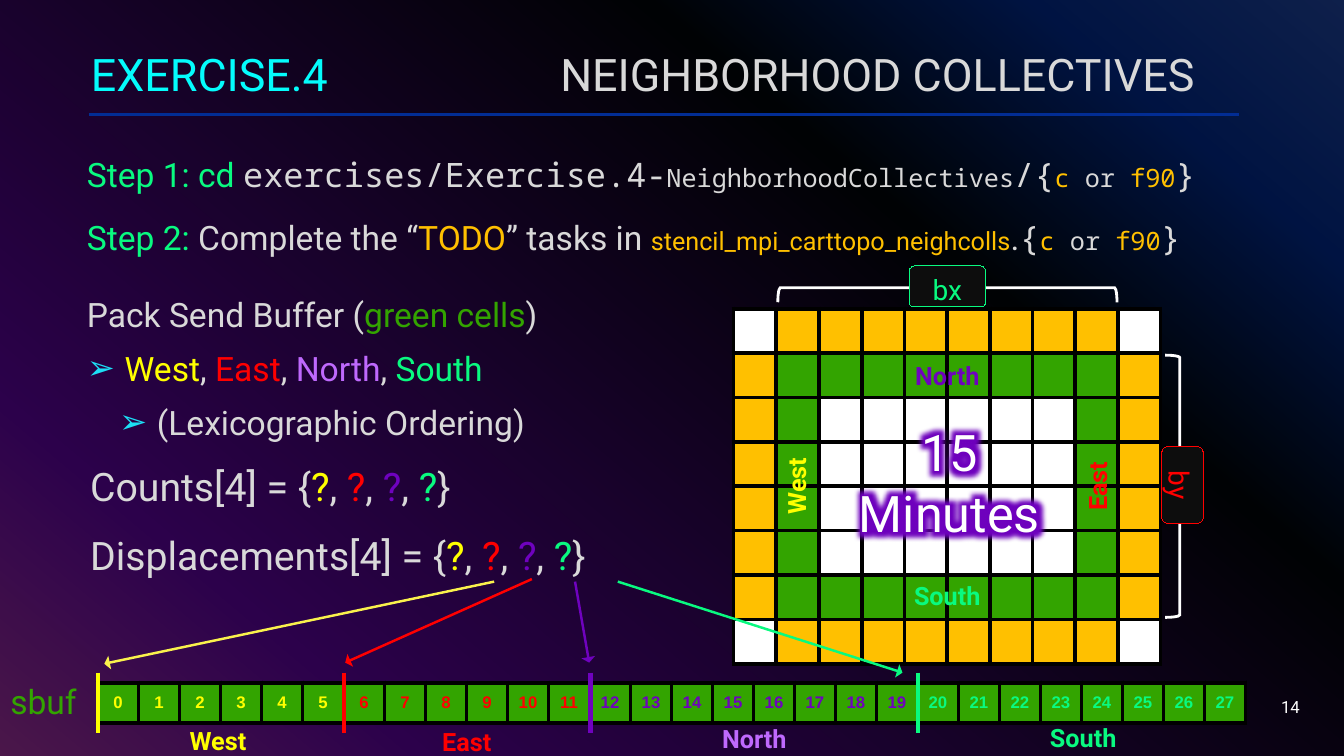
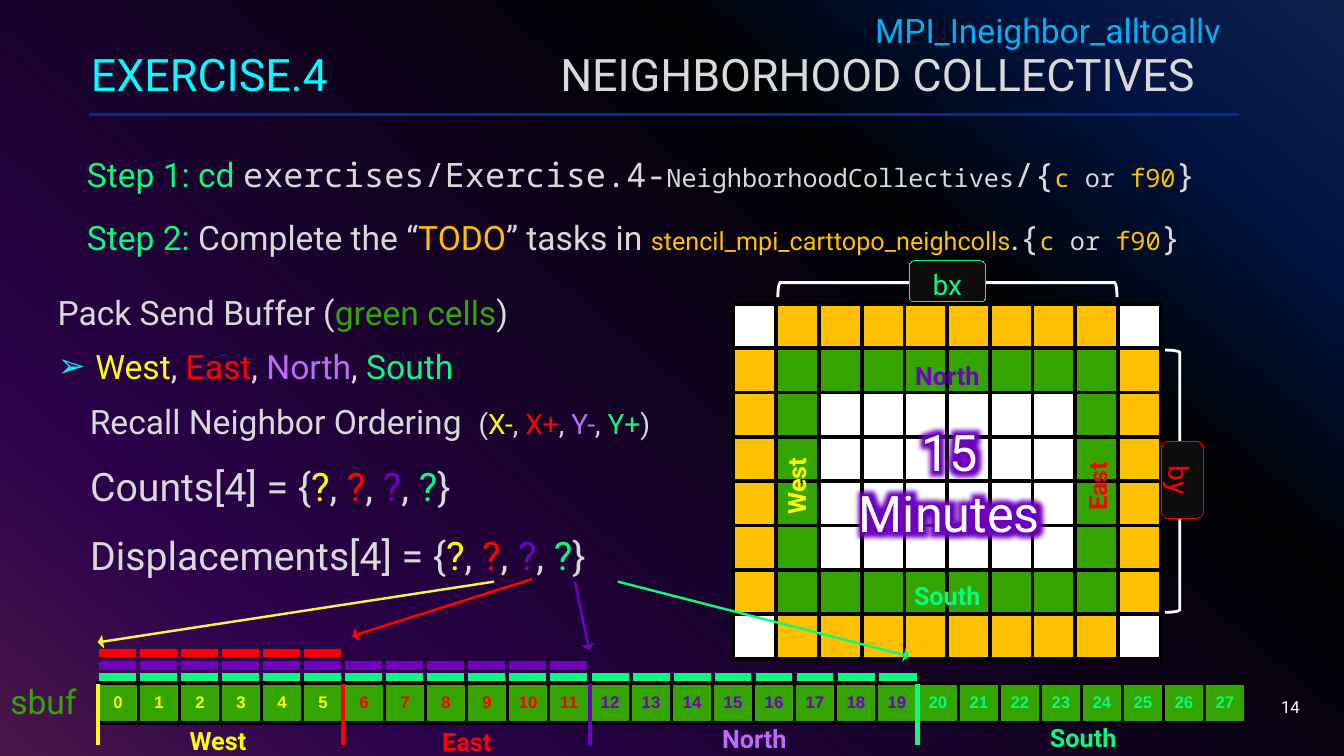
Before and after one commit to ackirby88/IHPCSS2024-mpi, a slide deck: slide 14 of slides/IHPCSS24-Track2-MPI-HandsOnExercises.pptx. Drawn at 1344x756 pixels with LibreOffice and Linux fonts; fonts in the diff are those of the drawing. Boxes give left, top, right and bottom in pixels: in the first picture for what was removed or moved away, otherwise in the second. Text is boxed around its words. In the diff, an @@ line names an element or a change of style, - is before the commit and + after.

```diff
--- a/slides/IHPCSS24-Track2-MPI-HandsOnExercises.pptx
+++ b/slides/IHPCSS24-Track2-MPI-HandsOnExercises.pptx
@@ text added at [875,18,1221,50], 24 pt, text #00B0F0 @@
+MPI_Ineighbor_alltoallv
@@ text "Pack Send Buffer (green cells)": place and size @@
-text "Pack Send Buffer (green cells)" at [87,300,538,443]
+text "Pack Send Buffer (green cells)" at [58,298,651,441]
@@ 2 rounded rectangles, 2 right braces, 1 table: place and size @@
-2 rounded rectangles, 2 right braces, 1 table at [734,266,1203,663]
+2 rounded rectangles, 2 right braces, 1 table at [734,261,1203,658]
@@ text at [90,408,651,441]: text changed @@
-      ➢ (Lexicographic Ordering)
+      Recall Neighbor Ordering (X-, X+, Y-, Y+)
@@ arrow moved from (494, 582) - (104, 663) to (494, 582) - (98, 642) @@
@@ arrow moved from (532, 580) - (345, 662) to (532, 580) - (352, 636) @@
@@ arrow moved from (575, 582) - (590, 662) to (575, 582) - (590, 650) @@
@@ arrow moved from (618, 582) - (902, 673) to (618, 582) - (909, 656) @@
@@ group added at [100,653,342,653]: 6 lines @@
@@ group added at [100,665,588,665]: 12 lines @@
@@ group added at [100,678,917,678]: 20 lines @@
@@ 4 lines: place and size @@
-4 lines at [98,673,919,733]
+4 lines at [98,685,918,745]
```
Also in this commit, not shown: 3 other slides changed.
